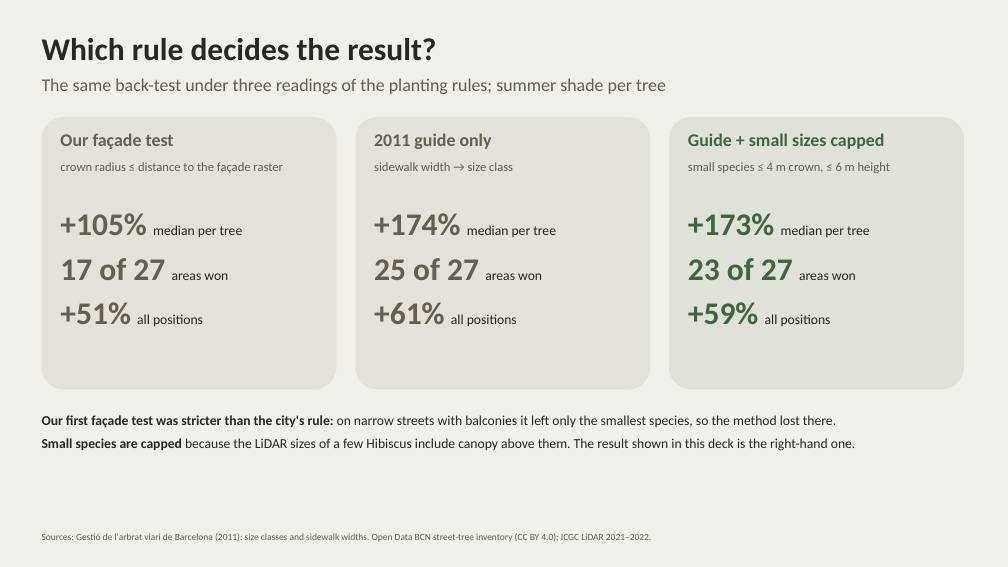
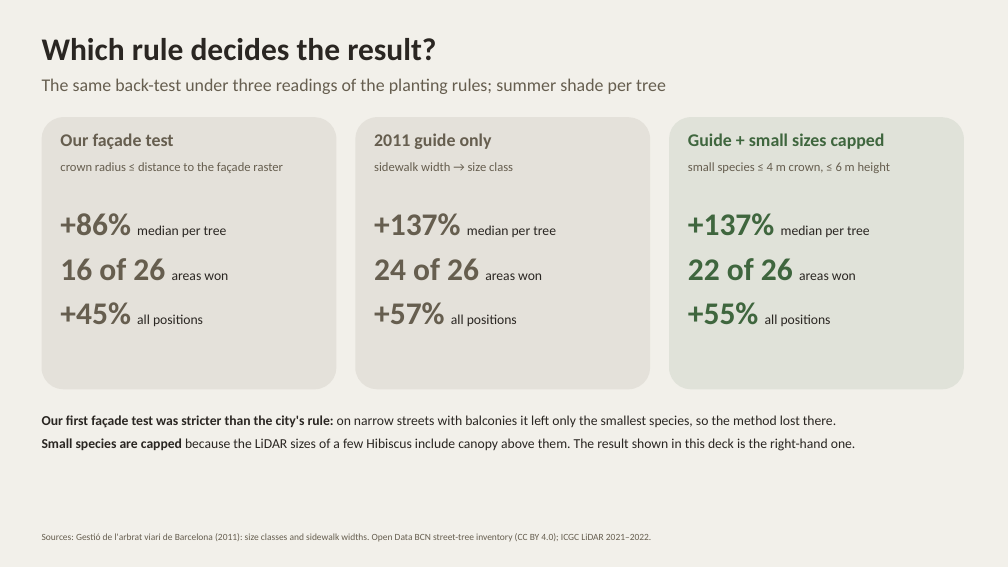
Before and after one commit to giofox96/shade-and-sponge, a slide deck: slide 5 of slides/backtest_works.pptx. Drawn at 1008x567 pixels with LibreOffice and Linux fonts; fonts in the diff are those of the drawing. Boxes give left, top, right and bottom in pixels: in the first picture for what was removed or moved away, otherwise in the second. Text is boxed around its words. In the diff, an @@ line names an element or a change of style, - is before the commit and + after.

```diff
--- a/slides/backtest_works.pptx
+++ b/slides/backtest_works.pptx
@@ text at (x1=60, y1=213, x2=228, y2=326): text changed @@
-+105% median per tree
-17 of 27 areas won
-+51% all positions
++86% median per tree
+16 of 26 areas won
++45% all positions
@@ text at (x1=374, y1=213, x2=556, y2=326): text changed @@
-+174% median per tree
-25 of 27 areas won
-+61% all positions
++137% median per tree
+24 of 26 areas won
++57% all positions
@@ text at (x1=688, y1=213, x2=870, y2=326): text changed @@
-+173% median per tree
-23 of 27 areas won
-+59% all positions
++137% median per tree
+22 of 26 areas won
++55% all positions
```
Also in this commit, not shown: 9 other slides changed, 3 other files.
